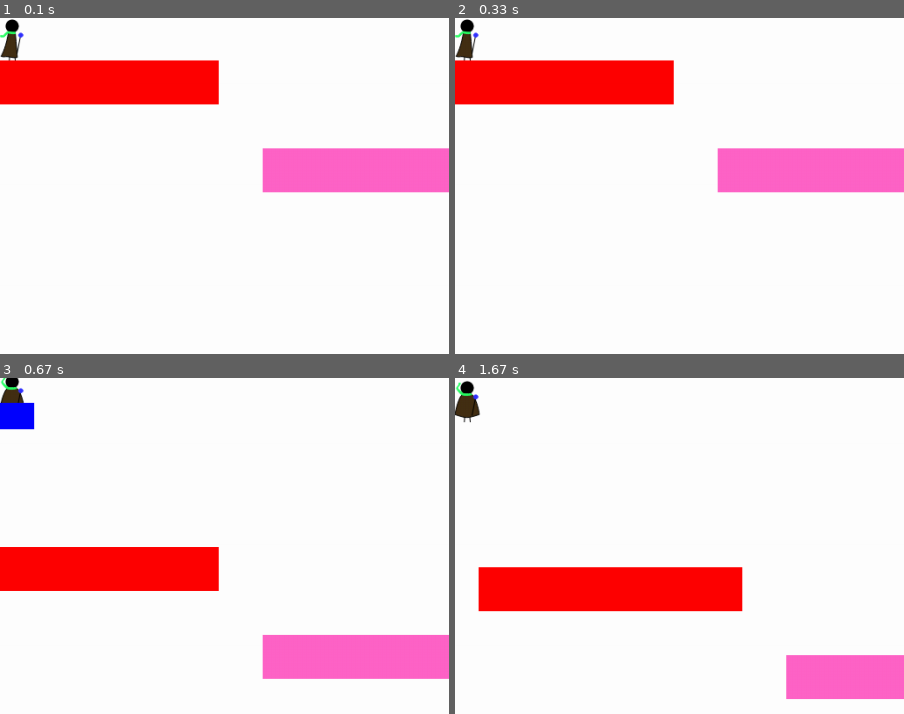
Above: before the commit, frames 1-4 (two rows, left to right).
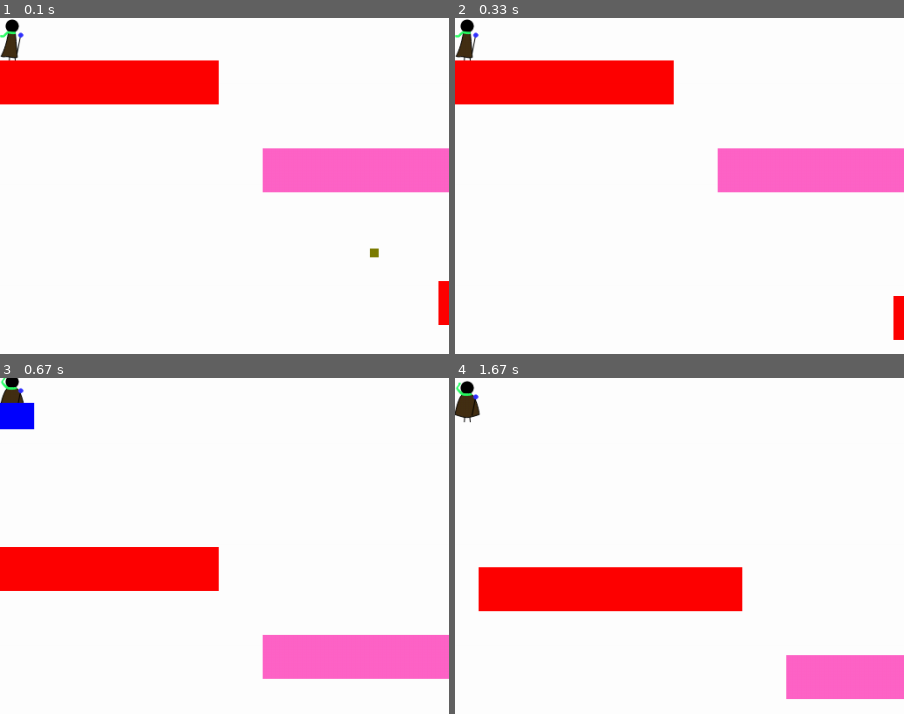
Above: after the commit, the same moments.

Repository: icanwalkonwater/sb-gamejam-pygame
Game: pygame game, started from src/main.py
Same seed, same stepped clock (60 frames per second), same inputs: the game is played once before the commit and once after it.
Inputs:
- Up to frame 1 (0.1 s): no input
- Up to frame 2 (0.33 s): no input
- Up to frame 3 (0.67 s): tap Space at 0.33 s
- Up to frame 4 (1.67 s): tap & at 0.67 s; tap D at 1, 1.33 s
The pictures show only the part of the screen within x 50-100%, y 50-100%; the shares and areas given below are measured in that part.

The runs differ from the first frame. In frame 1, 0.4% of the frame differs, in the area x 82-100%, y 68-92%; in frame 2, 0.3%; in frame 3, nothing differs; in frame 4, nothing differs.

Commit message:
Feature - Range enemy (#7)
Added ranged enemy.

* Feature-Ajout-Ennemy: Ajout Enemy Projectile
* Feature-Ajout-Ennemy : enemie a distance
* Feature-Ajout-Ennemy: supression lignes debug
* Feature-Ajout-Ennemy : Fix requested changes
* Feature-Ajout-Ennemy : fix circular import
* Feature-Ajout-Ennemy : fix review

Diff:
--- a/levels/level_test.xml
+++ b/levels/level_test.xml
@@ -37,6 +37,9 @@
         <enemy-hth>
             <transform x="900" y="500"/>
         </enemy-hth>
+        <enemy-ranged>
+            <transform x="600" y="500"/>
+        </enemy-ranged>
     </dynamics>
     <ui>
         <ui-player-health/>
--- a/src/constants.py
+++ b/src/constants.py
@@ -119,3 +119,38 @@
 
         """Force to apply when the enemy need to retreat."""
         RETREAT_FORCE = -500
+
+    class Ranged:
+        """Health of enemy"""
+        HEALTH_MAX = 100
+
+        """Cooldown between attacks"""
+        ATTACK_COOLDOWN_S = 1
+
+        """WEIGHT of the enemy"""
+        WEIGHT = .5
+
+        """A circle centered on the enemy. If the player enter this rect, the enemy
+        will start attacking him.
+        """
+        DETECTION_RANGE_SQR = 350 ** 2
+
+        """A rect centered on the enemy. If the player enter this rect, the enemy
+        will run into the opposite of payer
+        """
+        FEAR_RANGE_SQR = 150 ** 2
+
+        """Enemy walking velocity.
+        When afraid by a player, they will walk according to this velocity.
+        """
+        FEAR_WALK_VELOCITY = Vector2(.4, 0)
+
+        class Projectile:
+            """Duration of projectile life"""
+            TIME_TO_LIVE = 10
+
+            """"Strength of the projectile when it impact"""
+            STRENGTH = 4000
+
+            """Speed of projectile when lunched by enemy"""
+            SPEED = 800
--- /dev/null
+++ b/src/entities/hostiles/ranged_enemy.py
@@ -0,0 +1,96 @@
+import time
+
+from pygame import Vector2
+from pygame.surface import Surface
+
+from constants import EnemySettings
+from entities.hostiles.enemy import Enemy
+from entities.player import Player
+from entities.projectile import Projectile
+from enums import ImpactSide
+from game_object import GameObject
+from physics import RigidPhysicsAwareGameObject
+from scene import Scene
+from scene_management import SceneManagement
+
+
+class RangedEnemy(Enemy):
+    def __init__(self):
+        surface = Surface((50, 50))
+        surface.fill((255, 0, 0))
+        Enemy.__init__(self, surface, EnemySettings.Ranged.WEIGHT, EnemySettings.Ranged.HEALTH_MAX,
+                       EnemySettings.Ranged.ATTACK_COOLDOWN_S)
+        self.__cooldown_expire = 0
+
+    def start(self, scene: Scene):
+        Enemy.start(self, scene)
+        self.__cooldown_expire = 0
+
+    def _target_direction(self) -> int:
+        diff = self.center.x - self._target.center.x
+        if diff <= 0:
+            return -1
+        else:
+            return 1
+
+    def attack(self):
+        scene = SceneManagement.active_scene
+        enemy_projectile: EnemyProjectile = EnemyProjectile(self._target.center - self.center)
+        enemy_projectile.start(scene)
+        enemy_projectile.move(self.center)
+        self.__cooldown_expire = time.time() + EnemySettings.Ranged.ATTACK_COOLDOWN_S
+
+    def update(self, delta_time: float):
+        distance_to_target_sqr = EnemySettings.Ranged.DETECTION_RANGE_SQR + 1 if self._target is None else \
+            self.center.distance_squared_to(self._target.center)
+
+        # If too far away, just walk
+        if distance_to_target_sqr > EnemySettings.Ranged.DETECTION_RANGE_SQR and self.is_on_ground:
+            self.move(EnemySettings.CHILL_WALK_VELOCITY * self._direction * delta_time)
+
+        # If the player is on fear range run in the opposite direction
+        elif distance_to_target_sqr < EnemySettings.Ranged.FEAR_RANGE_SQR and self.is_on_ground:
+            self.move(EnemySettings.Ranged.FEAR_WALK_VELOCITY * self._target_direction() * delta_time)
+
+        # If in range
+        elif time.time() > self.__cooldown_expire:
+            self.attack()
+
+        RigidPhysicsAwareGameObject.update(self, delta_time)
+
+    def _on_collide(self, other: GameObject, direction_of_impact: Vector2, impact_side: ImpactSide,
+                    delta_time: float):
+        RigidPhysicsAwareGameObject._on_collide(self, other, direction_of_impact, impact_side, delta_time)
+        if other != self._target:
+            Enemy._on_collide(self, other, direction_of_impact, impact_side, delta_time)
+
+
+class EnemyProjectile(Projectile):
+    @staticmethod
+    def _death_time() -> float:
+        return time.time() + EnemySettings.Ranged.Projectile.TIME_TO_LIVE
+
+    def start(self, scene):
+        self.add_to_collision_mask(scene.player, scene.environment)
+        scene.projectiles.add(self)
+        scene.dynamics.add(self)
+        self.apply_force(self._direction * 30)
+
+    def __init__(self, direction: Vector2):
+        sprite = Surface((10, 10))
+        sprite.fill((125, 125, 0))
+        Projectile.__init__(self, sprite)
+        self.__death_time = EnemyProjectile._death_time()
+        self._direction = direction
+
+    def _on_collide(self, other: GameObject, direction_of_impact: Vector2, impact_side: ImpactSide, delta_time: float):
+        if isinstance(other, Player):
+            other.apply_force(self._direction * 30)
+            other.take_damage(20)
+        self.kill()
+
+    def update(self, delta_time: float):
+        if self.__death_time <= time.time():
+            self.kill()
+        else:
+            Projectile.update(self, delta_time)
--- a/src/main.py
+++ b/src/main.py
@@ -5,6 +5,7 @@
 
 from constants import GlobalSettings
 from entities.hostiles.hth_enemy import HthEnemy
+from entities.hostiles.ranged_enemy import RangedEnemy
 from entities.player import Player
 from environement_props import ButtonGameObject
 from game_object import GameObject
@@ -65,10 +66,13 @@
     enemy = HthEnemy()
     enemy.move(Vector2(900, 500))
 
+    enemy2 = RangedEnemy()
+    enemy2.move(Vector2(600, 500))
+
     ui_comps = get_ui(player)
 
     scene: Scene = Scene(background, [red_box, orange_box, floor, wall_left, wall_right],
-                         [player, enemy, button], ui_comps)
+                         [player, enemy, enemy2, button], ui_comps)
 
     scene.environment.add(red_box, orange_box, floor, wall_left, wall_right)
 
--- a/src/scene_loader.py
+++ b/src/scene_loader.py
@@ -6,6 +6,7 @@
 
 from constants import VECTOR2_NULL
 from entities.hostiles.hth_enemy import HthEnemy
+from entities.hostiles.ranged_enemy import RangedEnemy
 from entities.player import Player
 from enums import Layers
 from environement_props import ButtonGameObject
@@ -69,6 +70,8 @@
                 go = self.__parse_player(scene, element)
             elif element.tag == 'enemy-hth':
                 go = self.__parse_enemy_hth(scene, element)
+            elif element.tag == 'enemy-ranged':
+                go = self.__parse_enemy_ranged(scene, element)
             elif element.tag == 'prop-button':
                 go = self.__parse_prop_button(element)
             elif element.tag == 'ui-player-health':
@@ -135,6 +138,13 @@
 
         return enemy
 
+    def __parse_enemy_ranged(self, scene: Scene, element: ET.Element) -> RangedEnemy:
+        enemy = RangedEnemy()
+        self.__assign_transform(element, enemy)
+        self.__assign_collision_masks(scene, enemy, self.__parse_collision_mask(element))
+
+        return enemy
+
     def __parse_prop_button(self, element: ET.Element):
         button = ButtonGameObject()
         self.__assign_transform(element, button)
